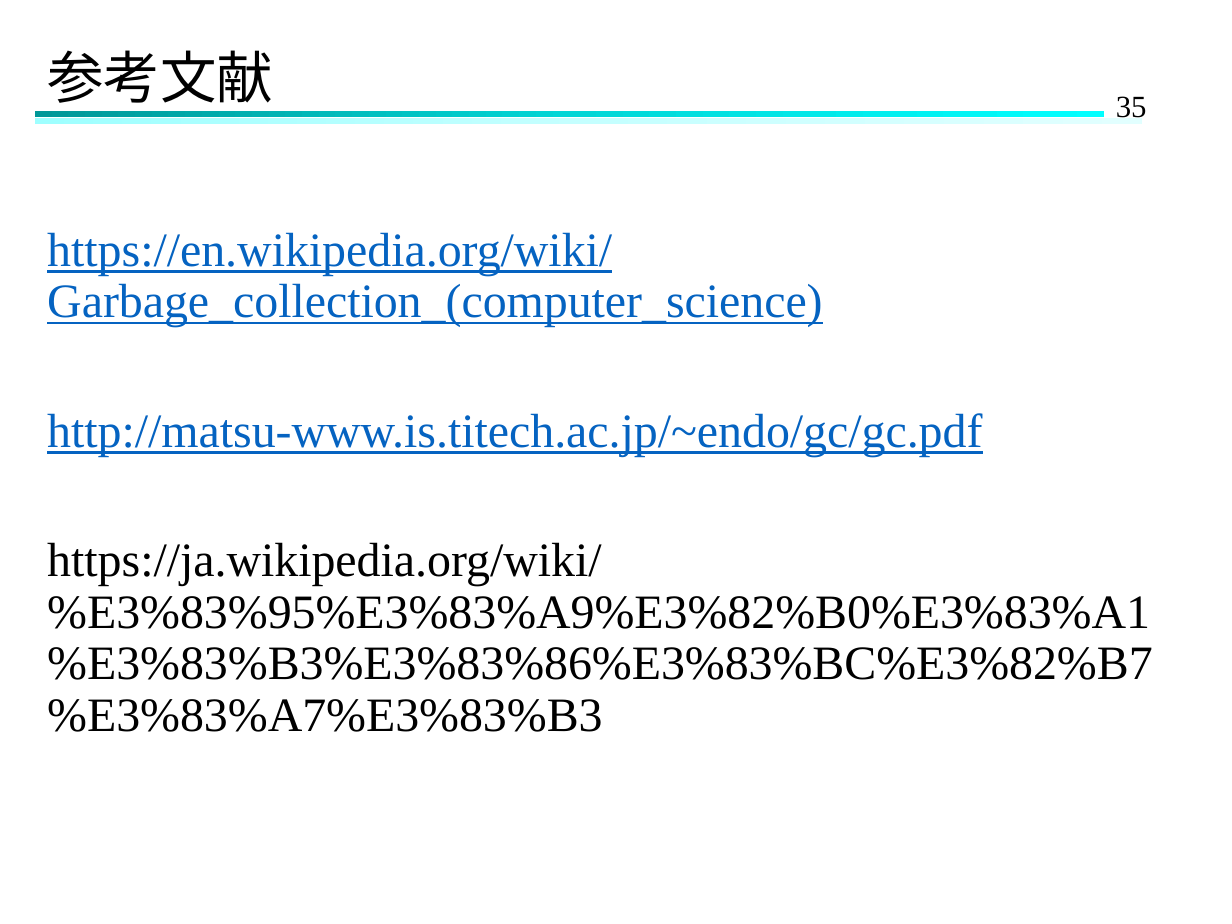
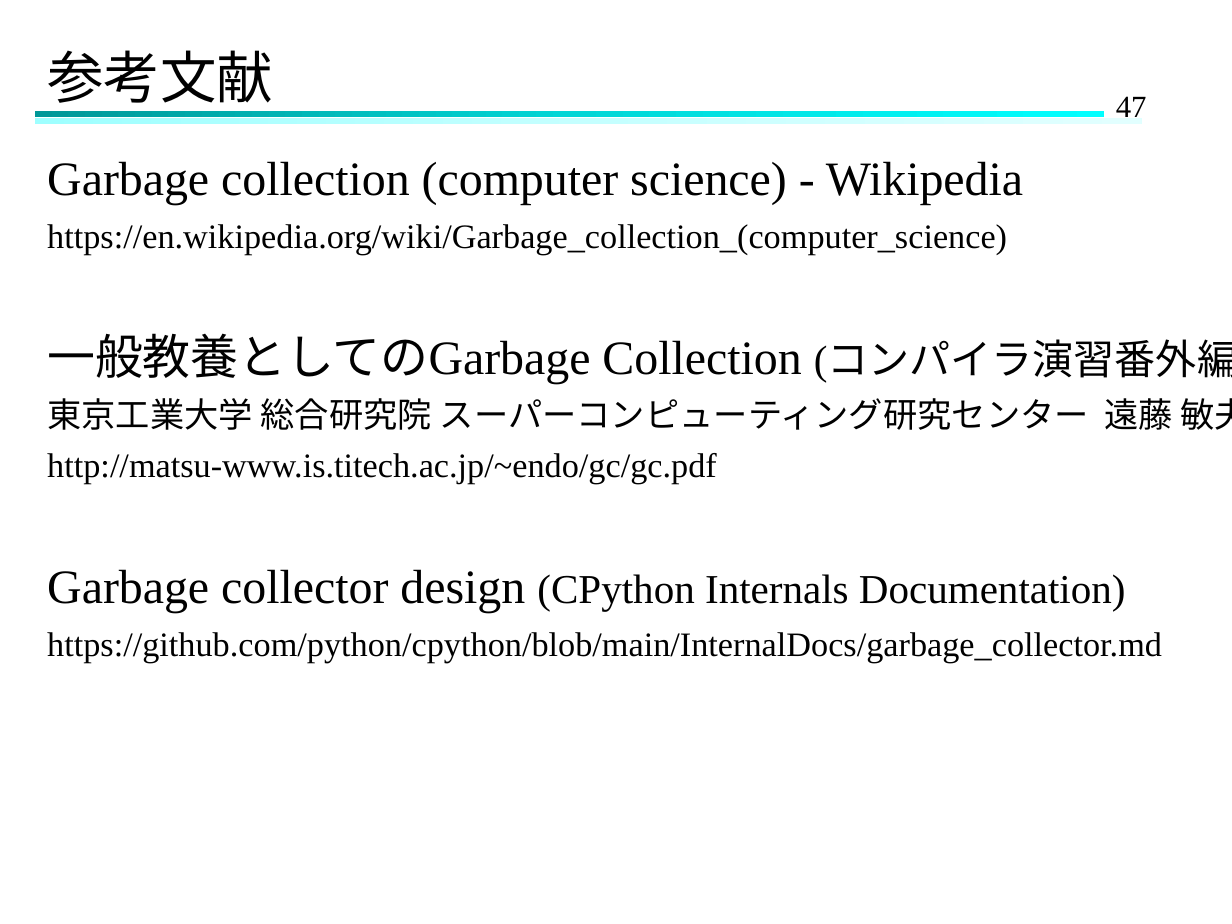
Before and after one commit to Hinata-Mikami/HinataMikami, a slide deck: slide 47 of 研究室関連/ゼミ/2024.11.27ゼミ.pptx (slide 35 before the commit). Drawn at 1232x924 pixels with LibreOffice and Linux fonts; fonts in the diff are those of the drawing. Boxes give left, top, right and bottom in pixels: in the first picture for what was removed or moved away, otherwise in the second. Text is boxed around its words. In the diff, an @@ line names an element or a change of style, - is before the commit and + after.

```diff
--- a/研究室関連/ゼミ/2024.11.27ゼミ.pptx
+++ b/研究室関連/ゼミ/2024.11.27ゼミ.pptx
@@ page number at box(1116, 96, 1147, 117): text changed @@
-35
+47
@@ text at box(47, 161, 1023, 205): paragraph added @@
+Garbage collection (computer science) - Wikipedia
@@ text at box(47, 224, 1007, 484): size 28 to 20 pt, text colour #0563C1 to #000000, underline off in "https://en.wikipedia.org/wiki/Garbage_collection_(computer_s ...", "http://matsu-www.is.titech.ac.jp/~endo/gc/gc.pdf" @@
@@ text at box(47, 333, 1232, 430): paragraphs added @@
+一般教養としてのGarbage Collection (コンパイラ演習番外編)
+東京工業大学 総合研究院 スーパーコンピューティング研究センター 遠藤 敏夫
@@ text at box(47, 569, 1162, 663): text changed; size 28 to 20 pt @@
-https://ja.wikipedia.org/wiki/%E3%83%95%E3%83%A9%E3%82%B0%E3%83%A1%E3%83%B3%E3%83%86%E3%83%BC%E3%82%B7%E3%83%A7%E3%83%B3
+Garbage collector design (CPython Internals Documentation)
+https://github.com/python/cpython/blob/main/InternalDocs/garbage_collector.md
```
Also in this commit, not shown: 14 other slides changed, 12 slides added, 2 other files.
